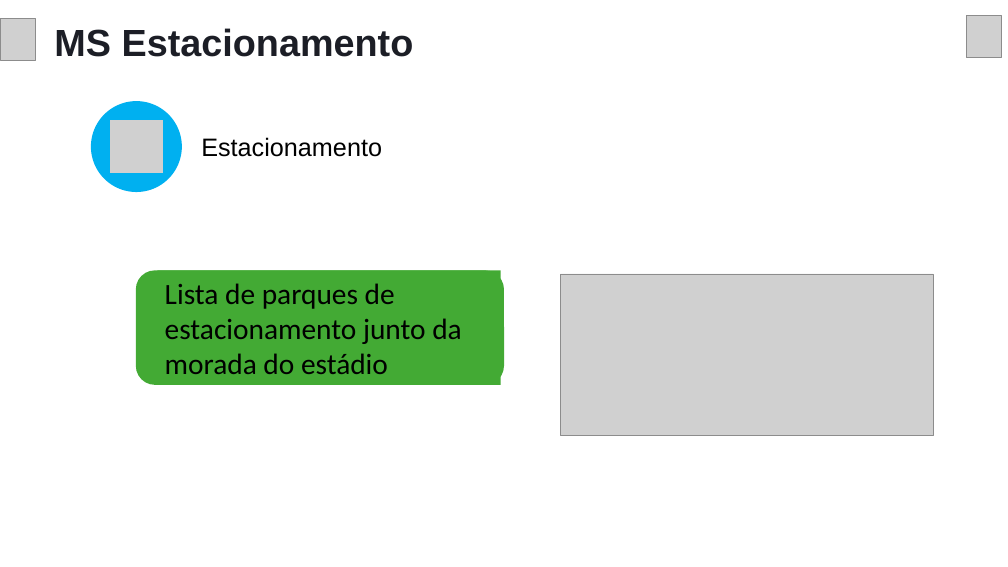
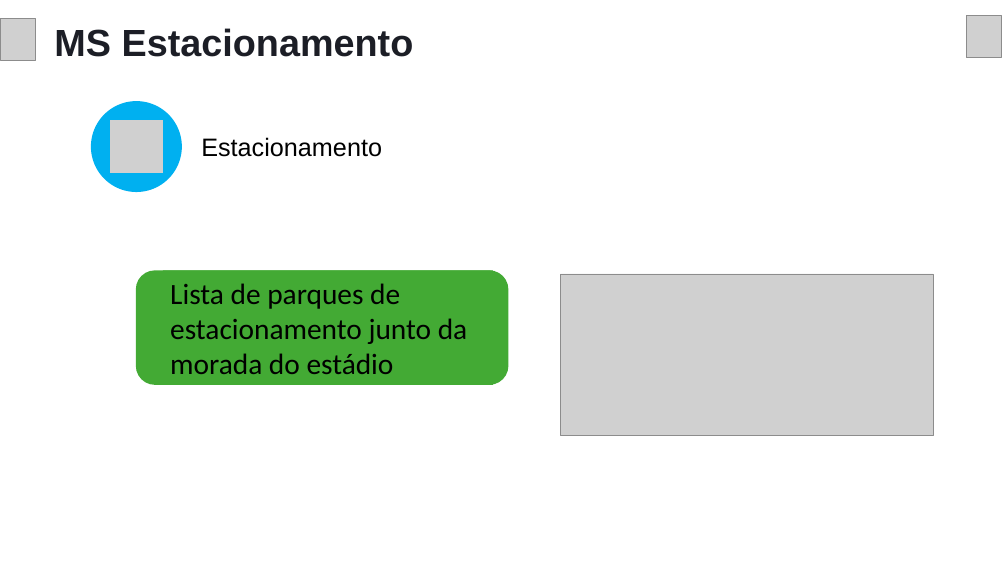
Before and after one commit to oPedroGomes/ArquiteturasEIntegracaoDeSistemas, a slide deck: slide 11 of ApresentaçãoArquitetura_V2.pptx. Drawn at 1008x567 pixels with LibreOffice and Linux fonts; fonts in the diff are those of the drawing; grey boxes stand for pictures. Boxes give left, top, right and bottom in pixels: in the first picture for what was removed or moved away, otherwise in the second. Text is boxed around its words. In the diff, an @@ line names an element or a change of style, - is before the commit and + after.

```diff
--- a/ApresentaçãoArquitetura_V2.pptx
+++ b/ApresentaçãoArquitetura_V2.pptx
@@ rounded rectangle: place and size @@
-rounded rectangle at (136, 271, 504, 385)
+rounded rectangle at (136, 271, 509, 385)
@@ rectangle "Lista de parques de estacionamento ...": place and size @@
-rectangle "Lista de parques de estacionamento ..." at (157, 271, 501, 385)
+rectangle "Lista de parques de estacionamento ..." at (163, 271, 493, 385)
```
Also in this commit, not shown: 1 other slide changed.
